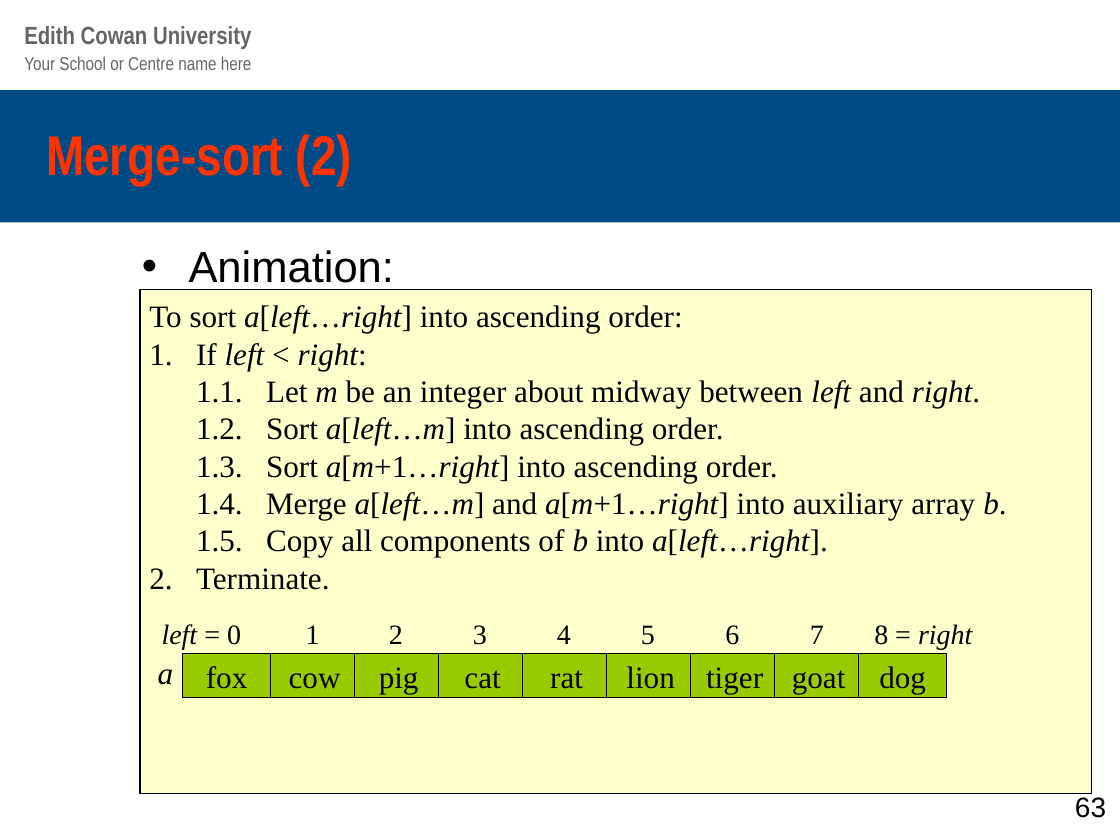
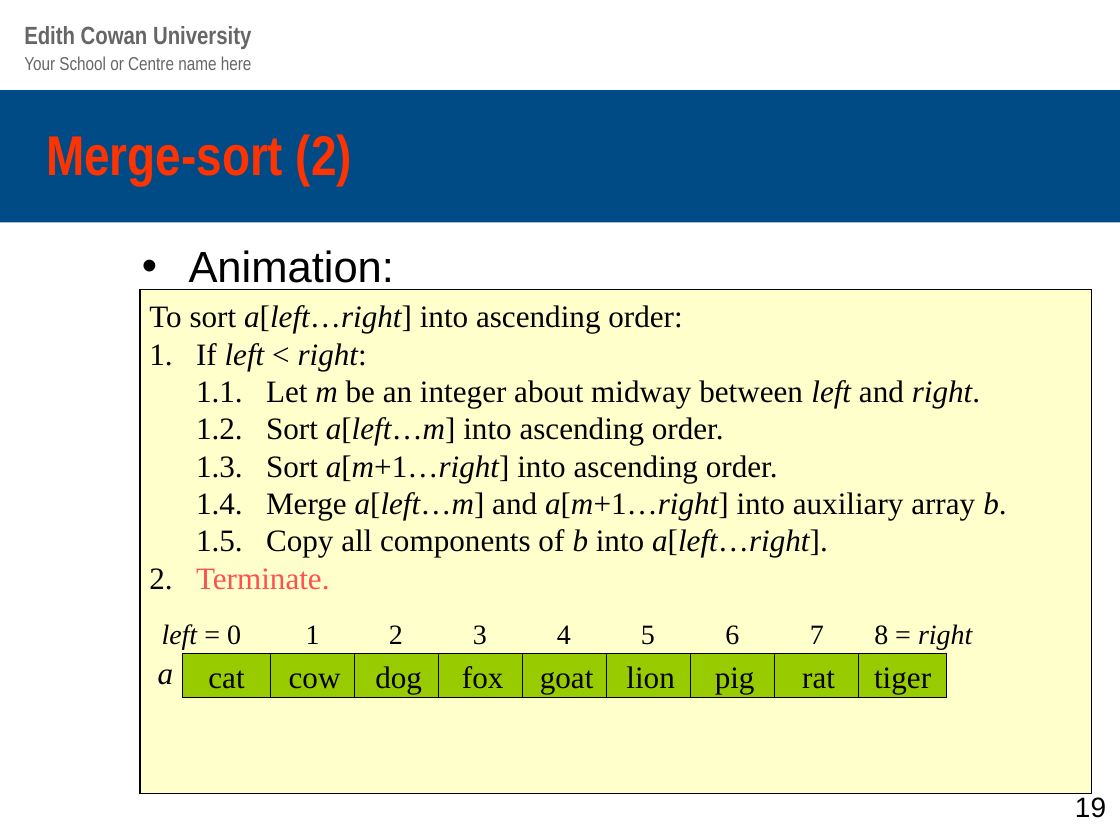
Before and after one commit to martymcflywa/ecu, a slide deck: slide 19 of year_1/sem_2/CSP2348_data_structures/module_04/src/lecture04_Array_Sorting.pptx (slide 63 before the commit). Drawn at 1120x840 pixels with LibreOffice and Linux fonts; fonts in the diff are those of the drawing; background and template pictures are left out. Boxes give left, top, right and bottom in pixels: in the first picture for what was removed or moved away, otherwise in the second. Text is boxed around its words. In the diff, an @@ line names an element or a change of style, - is before the commit and + after.

```diff
--- a/year_1/sem_2/CSP2348_data_structures/module_04/src/lecture04_Array_Sorting.pptx
+++ b/year_1/sem_2/CSP2348_data_structures/module_04/src/lecture04_Array_Sorting.pptx
@@ text "To sort a[left…right] into ascending ..." at [149,305,1006,590]: text colour #000000 to #FF5050 in "Terminate." @@
@@ rectangle "cat": place and size @@
-rectangle "cat" at [439,653,528,697]
+rectangle "cat" at [183,653,271,697]
@@ rectangle "dog": place and size @@
-rectangle "dog" at [859,653,948,697]
+rectangle "dog" at [355,653,444,697]
@@ rectangle "fox": place and size @@
-rectangle "fox" at [183,653,271,697]
+rectangle "fox" at [439,653,528,697]
@@ rectangle "goat": place and size @@
-rectangle "goat" at [775,653,864,697]
+rectangle "goat" at [523,653,612,697]
@@ rectangle "pig": place and size @@
-rectangle "pig" at [355,653,444,697]
+rectangle "pig" at [691,653,780,697]
@@ rectangle "rat": place and size @@
-rectangle "rat" at [523,653,612,697]
+rectangle "rat" at [775,653,864,697]
@@ rectangle "tiger": place and size @@
-rectangle "tiger" at [691,653,780,697]
+rectangle "tiger" at [859,653,948,697]
@@ page number at [1075,797,1106,818]: text changed @@
-63
+19
```
Also in this commit, not shown: 2 other slides changed, 51 slides removed, 6 other files.
